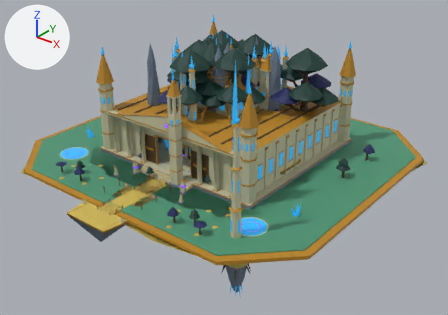
The FBX model assets/export/worlds/ethereal_scape/ethereal_scape_structure.fbx, before and after one commit.
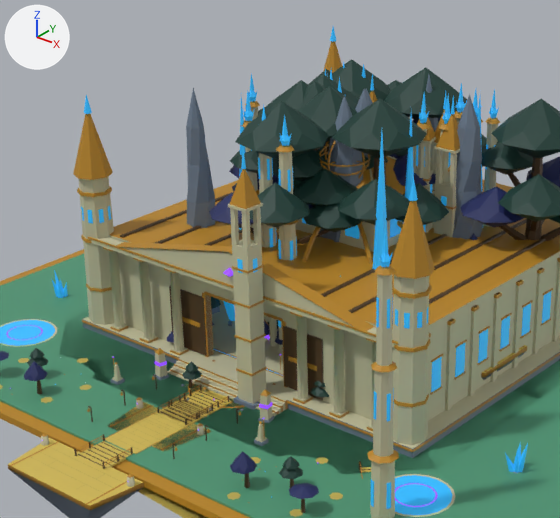
Each version is shown whole from a 50 mm lens placed at (530.0, -651.0, 396.0), pointed at (16.0, -8.0, -3.0), then close up on the part from 14% to 71% of the width and 1% to 75% of the height. Every picture has the same lights, and +X, +Y and +Z are marked at upper left. The older version's two pictures come first. Where no turn or scale is listed for an object, it has been applied to the vertices. Vertices at exactly the same position are counted once.

Script lines for the objects in view, before the commit:
```python
ob_es_entry = bpy.data.objects.new('ES_ENTRY', me_es_entry)
ob_es_entry.location = (0.0, 0.0, 0.0)
ob_es_fork_three_trees = bpy.data.objects.new('ES_FORK_THREE_TREES', me_es_fork_three_trees)
ob_es_fork_three_trees.location = (0.0, 0.0, 0.0)
ob_es_miniboss_waystone_ring = bpy.data.objects.new('ES_MINIBOSS_WAYSTONE_RING', me_es_miniboss_waystone_ring)
ob_es_miniboss_waystone_ring.location = (0.0, 0.0, 0.0)
ob_es_mirror_pool = bpy.data.objects.new('ES_MIRROR_POOL', me_es_mirror_pool)
ob_es_mirror_pool.location = (0.0, 0.0, 0.0)
# also in view: 'ES_PATH_SKYSTAIR_UP' at (0.0, 0.0, 32.0); 'ES_SKY_OBSERVATORY' at (0.0, 0.0, 32.0); 'ES_TEMPLE_GATE_B' at (0.0, 0.0, 32.0); 'ES_TEMPLE_GATE_A' at (0.0, 0.0, 32.0); 'ES_CONVERGENCE' at (0.0, 0.0, 32.0)
```
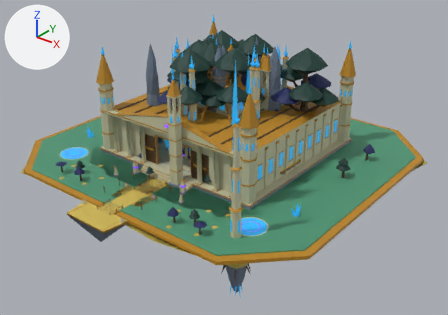
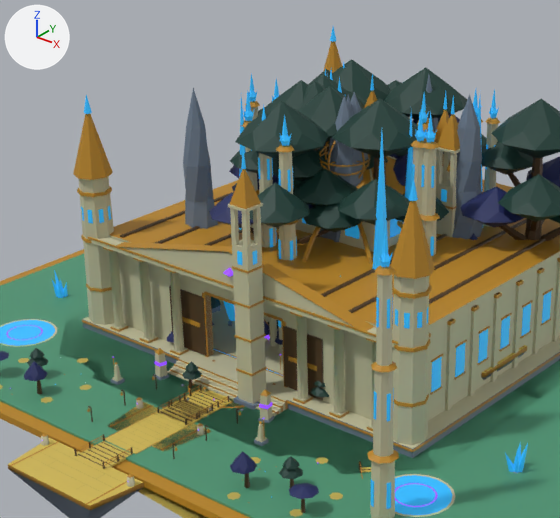
What changed in the scene script:
```text
Change me_es_mirror_pool:
    used by ob_es_mirror_pool; location = (0.0, 0.0, 0.0)
    remove me_es_mirror_pool.from_pydata(...)  # 3156 vertices, 2519 faces; spans x -128.0..128.0, y -128.0..128.0, z -96.0..160.0
    add me_es_mirror_pool.from_pydata(...)  # 3162 vertices, 2520 faces; spans x -128.0..128.0, y -128.0..128.0, z -96.0..160.0
    me_es_mirror_pool part 3: 241 vertices moved from x 39.0..57.0, y 35.0..53.0, z -1.0..160.0 to x 47.0..65.0, y -5.0..13.0, z -1.0..160.0
    other edits to the shape of me_es_mirror_pool do not show in these pictures
Change me_es_miniboss_waystone_ring:
    where me_es_miniboss_waystone_ring.from_pydata(...)  # 2156 vertices, 1692 faces; spans x -128.0..128.0, y -128.0..128.0, z -96.0..160.0
    used by ob_es_miniboss_waystone_ring; location = (0.0, 0.0, 0.0)
    me_es_miniboss_waystone_ring part 1: all 241 vertices in x 31.0..49.0, y 61.0..79.0, z -1.0..160.0 are moved by (22.0, -64.0, 0.0)
    me_es_miniboss_waystone_ring part 2: 7 of 2156 vertices moved; they spanned x -42.0..-38.0, y 68.0..72.0, z 148.0..160.0 and now span x -64.0..-60.0, y 4.0..8.0, z 148.0..160.0; mean shift (-22.0, -64.0, 0.0); largest move (-40.0, 70.0, 160.0) -> (-62.0, 6.0, 160.0)
Change me_es_fork_three_trees:
    used by ob_es_fork_three_trees; location = (0.0, 0.0, 0.0)
    remove me_es_fork_three_trees.from_pydata(...)  # 3070 vertices, 2546 faces; spans x -128.0..128.0, y -128.0..128.0, z -96.0..160.0
    add me_es_fork_three_trees.from_pydata(...)  # 3010 vertices, 2485 faces; spans x -128.0..128.0, y -128.0..128.0, z -96.0..160.0
    me_es_fork_three_trees part 4: 44 vertices moved from x -98.0..-73.0, y -57.0..-33.0, z -14.0..135.0 to x -103.0..-72.0, y -59.0..-31.0, z -14.0..135.0; 29 vertices removed from x -91.0..-74.0, y -59.0..-49.0, z 11.0..61.0; 33 vertices added at x -92.0..-74.0, y -61.0..-38.0, z 11.0..62.0
    other edits to the shape of me_es_fork_three_trees do not show in these pictures
```

Location of each change, [x1, y1, x2, y2] in pixels of the close-ups (560 x 518 px; the box of a moved part takes in the faces that stretch with it):
'ES_FORK_THREE_TREES', reshaped
    before: [186, 88, 220, 314]
    after: [183, 88, 221, 313]
'ES_MINIBOSS_WAYSTONE_RING', reshaped (mostly hidden)
    before: [264, 64, 467, 324]
    after: [264, 79, 440, 324]
'ES_MIRROR_POOL', reshaped
    before: [434, 96, 451, 195]
    after: [212, 110, 427, 384]
part 1 of me_es_miniboss_waystone_ring, moved or reshaped (mostly hidden before)
    before: [454, 83, 467, 123]
    after: [421, 112, 440, 256]
part 2 of me_es_miniboss_waystone_ring, moved or reshaped
    before: [362, 64, 366, 78]
    after: [274, 79, 279, 95]
part 3 of me_es_mirror_pool, moved or reshaped
    before: [434, 96, 451, 195]
    after: [411, 110, 427, 217]
